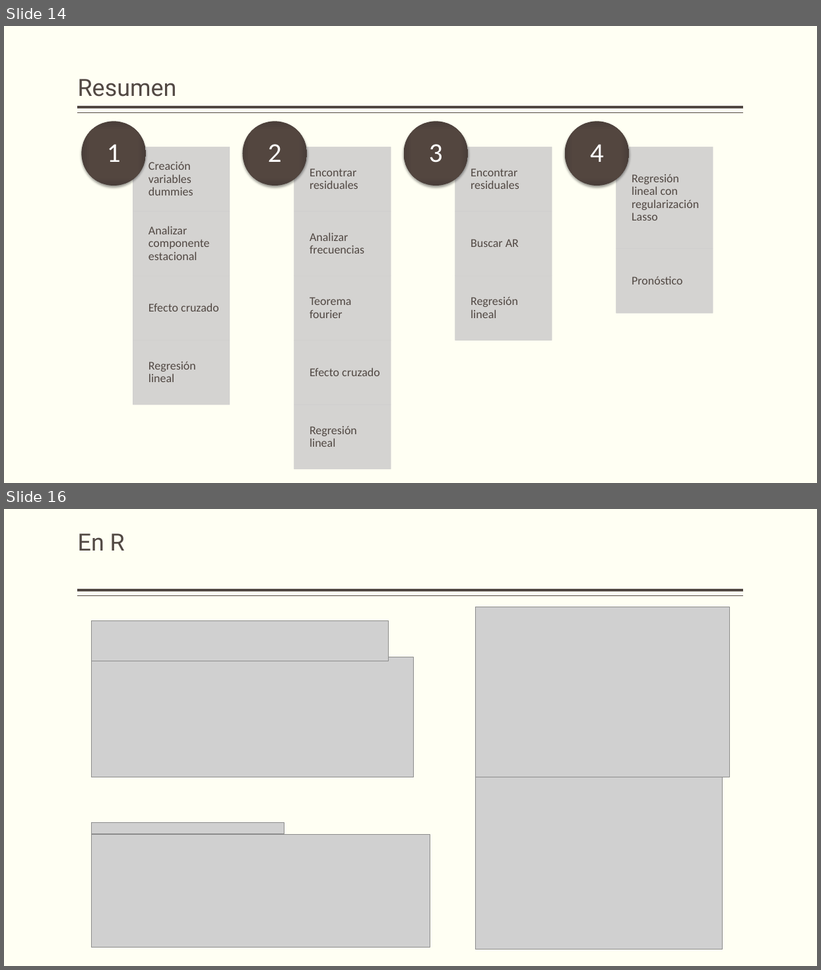
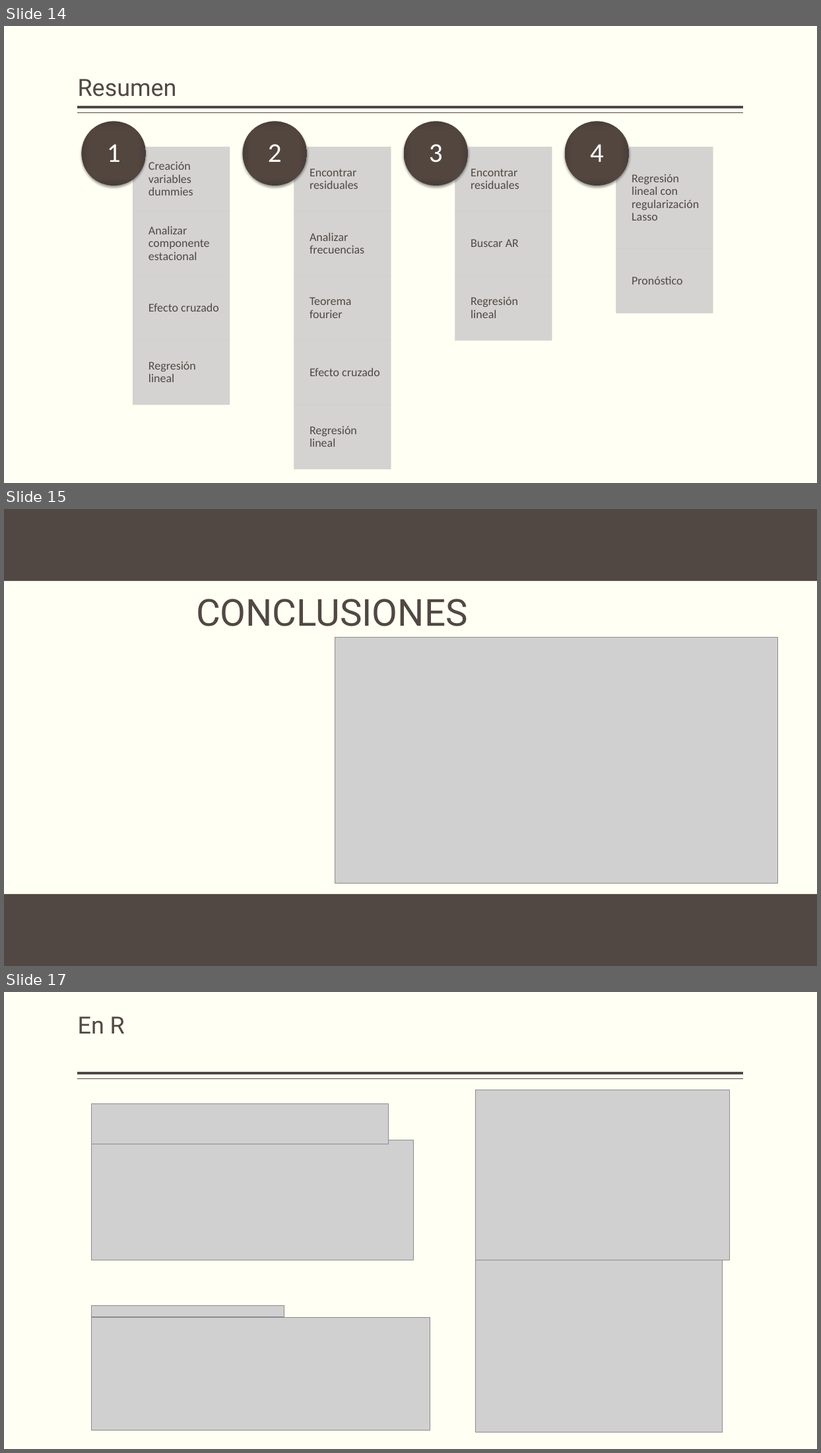
Before and after one commit to ramirezdiana/Forecast-with-fourier, a slide deck: PRONOSTICO DEMANDA NIVEL GERENCIA.pptx. Shown one above the other, each under a label of ours: slides 14 and 16 before the commit, slides 14, 15 and 17 after it; the slides between them are not shown. The pictures are 821x970 and 821x1453 pixels, drawn with LibreOffice and Linux fonts; fonts in the diff are those of the drawing; grey boxes stand for pictures; background and template pictures are left out. Boxes give left, top, right and bottom in pixels: in the first picture for what was removed or moved away, otherwise in the second. Text is boxed around its words. In the diff, an @@ line names an element or a change of style, - is before the commit and + after.

```diff
--- a/PRONOSTICO DEMANDA NIVEL GERENCIA.pptx
+++ b/PRONOSTICO DEMANDA NIVEL GERENCIA.pptx
@@ slide 15 added at (4,509,817,966), background #FFFFF3 @@
@@ rectangle added at (4,509,817,581), fill #514843 @@
@@ title added at (196,599,468,626), 44 pt, text #514843 @@
+CONCLUSIONES
@@ picture added at (335,638,778,883) @@
@@ rectangle added at (4,894,817,966), fill #514843 @@
@@ what was slide 16 is now slide 17 @@
```
Also in this commit, not shown: 5 slides changed, 3 other files.
